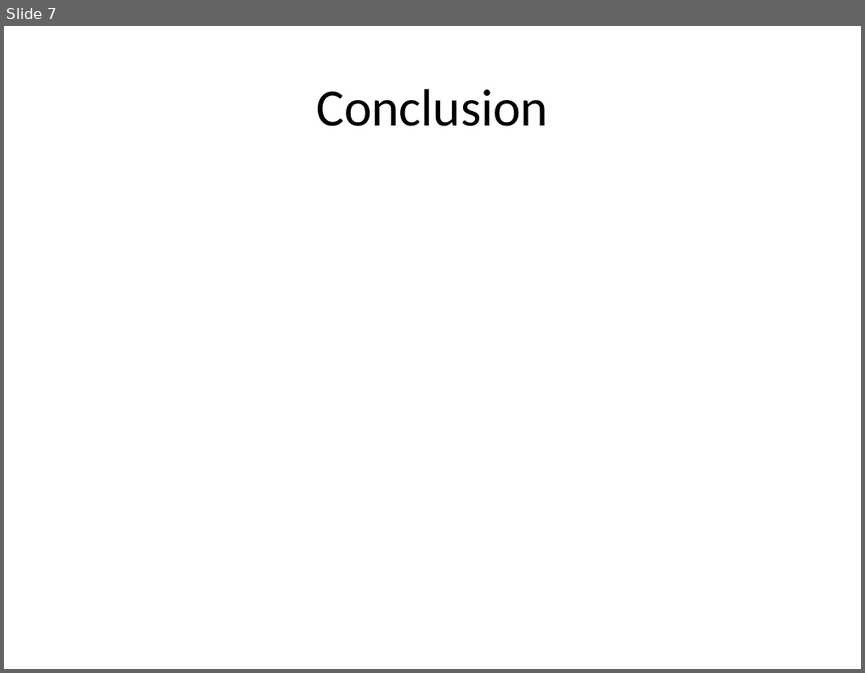
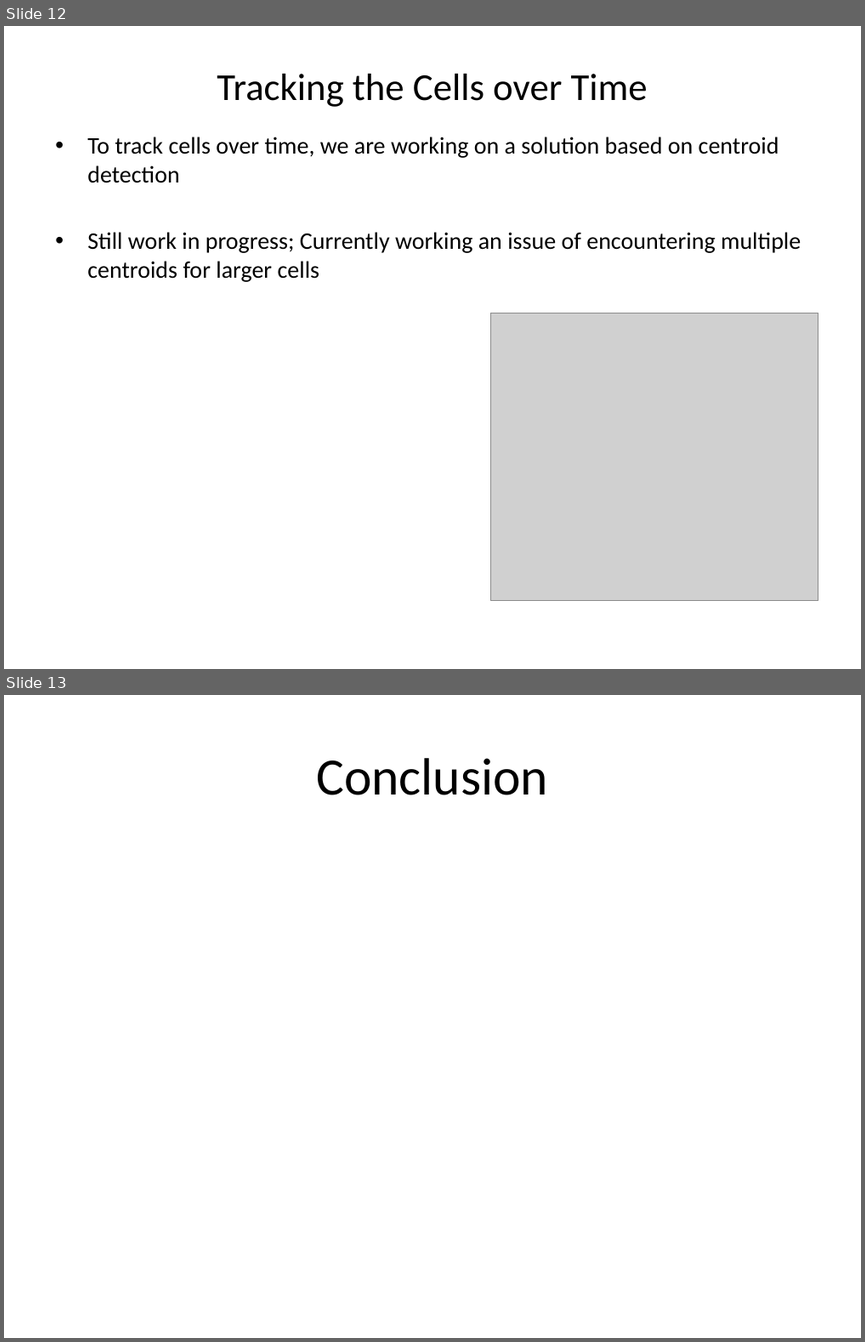
Before and after one commit to tristanmelton/ECE274, a slide deck: ref/Live-Cell_Tracking_using_Phase_Stretch_Transform.pptx. Shown one above the other, each under a label of ours: slide 7 before the commit, slides 12 and 13 after it. The pictures are 865x673 and 865x1342 pixels, drawn with LibreOffice and Linux fonts; fonts in the diff are those of the drawing; grey boxes stand for pictures. Boxes give left, top, right and bottom in pixels: in the first picture for what was removed or moved away, otherwise in the second. Text is boxed around its words. In the diff, an @@ line names an element or a change of style, - is before the commit and + after.

```diff
--- a/ref/Live-Cell_Tracking_using_Phase_Stretch_Transform.pptx
+++ b/ref/Live-Cell_Tracking_using_Phase_Stretch_Transform.pptx
@@ slide 12 added at (4, 26, 861, 669), background #FFFFFF @@
@@ title added at (216, 74, 647, 107), 32 pt, text #000000 @@
+Tracking the Cells over Time
@@ text added at (87, 136, 800, 282), 20 pt, text #000000 @@
+• To track cells over time, we are working on a solution based on centroid detection
+• Still work in progress; Currently working an issue of encountering multiple centroids for larger cells
@@ picture added at (491, 313, 818, 600) @@
@@ what was slide 7 is now slide 13 @@
```
Also in this commit, not shown: 3 slides changed, 8 other slides added, 3 slides removed.
